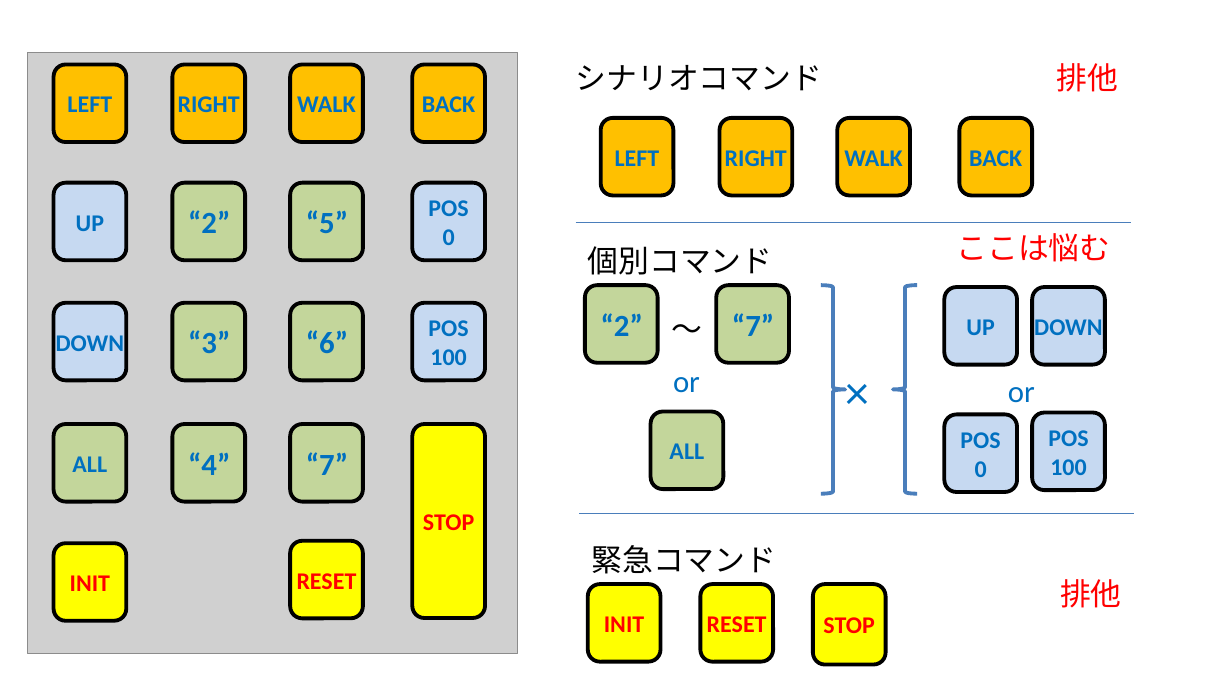
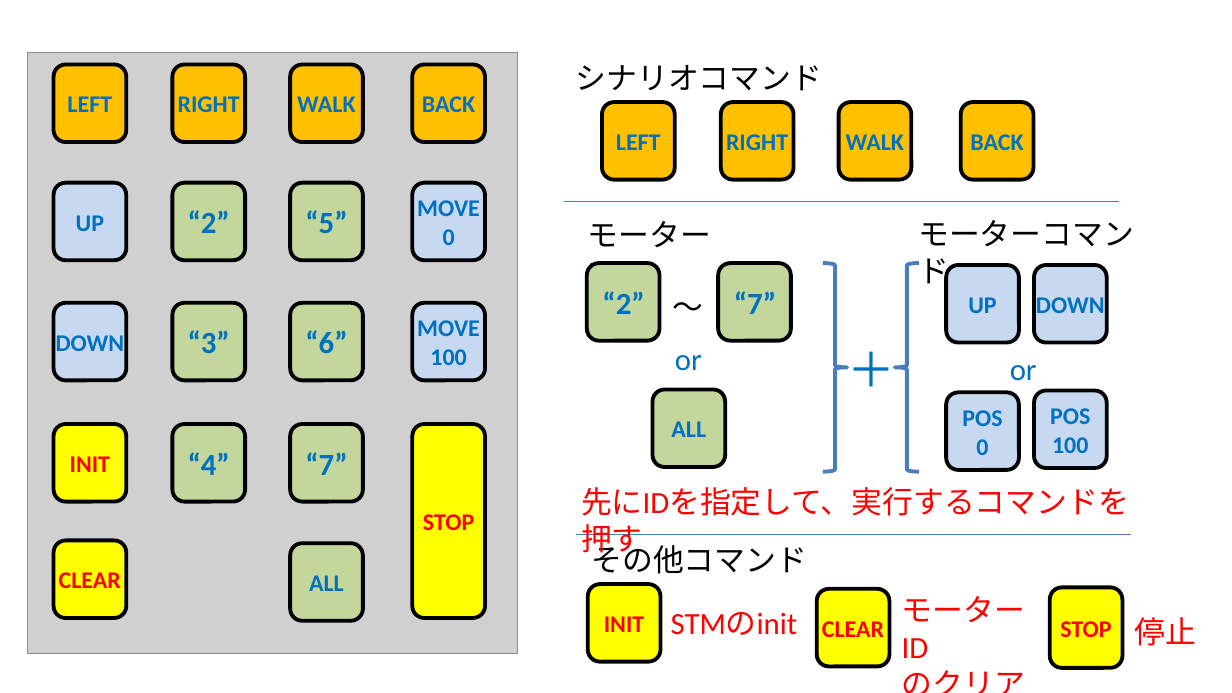
Before and after one commit to RobotTeam2/rMule, a slide deck: slide 1 of motion_ctrl/10key_command.pptx (slide 2 before the commit). Drawn at 1232x693 pixels with LibreOffice and Linux fonts; fonts in the diff are those of the drawing; grey boxes stand for pictures. Boxes give left, top, right and bottom in pixels: in the first picture for what was removed or moved away, otherwise in the second. Text is boxed around its words. In the diff, an @@ line names an element or a change of style, - is before the commit and + after.

Commit message:
リモコンのコマンドのアップデート

```diff
--- a/motion_ctrl/10key_command.pptx
+++ b/motion_ctrl/10key_command.pptx
@@ text removed at (x1=1056, y1=63, x2=1118, y2=92) @@
-排他
@@ 4 rounded rectangles moved together from (x1=601, y1=118, x2=1032, y2=196) to (x1=602, y1=102, x2=1034, y2=180) @@
@@ text in rounded rectangle at (x1=417, y1=200, x2=480, y2=216): text changed @@
-POS
+MOVE
@@ line moved from (575, 223) - (1131, 223) to (564, 202) - (1119, 202) @@
@@ text added at (x1=588, y1=221, x2=711, y2=292), 18 pt, text #000000 @@
+モーターID
@@ text added at (x1=918, y1=220, x2=1134, y2=290), 18 pt, text #000000 @@
+モーターコマンド
@@ text removed at (x1=956, y1=233, x2=1110, y2=262) @@
-ここは悩む
@@ text removed at (x1=588, y1=246, x2=773, y2=275) @@
-個別コマンド
@@ 6 rounded rectangles, 2 texts, 1 left brace, 1 right brace moved together from (x1=585, y1=285, x2=1105, y2=493) to (x1=586, y1=264, x2=1106, y2=472) @@
@@ text in rounded rectangle at (x1=417, y1=320, x2=480, y2=336): text changed @@
-POS
+MOVE
@@ text at (x1=835, y1=334, x2=908, y2=404): text changed @@
-×
+＋
@@ text "or" moved from (x1=1008, y1=387, x2=1035, y2=403) to (x1=1010, y1=365, x2=1037, y2=381) @@
@@ rounded rectangle "ALL" moved from (x1=650, y1=411, x2=723, y2=489) to (x1=653, y1=389, x2=726, y2=467) @@
@@ rounded rectangle "INIT" moved from (x1=54, y1=543, x2=127, y2=621) to (x1=54, y1=424, x2=127, y2=501) @@
@@ text added at (x1=581, y1=487, x2=1129, y2=559), 18 pt, text #FF0000 @@
+先にIDを指定して、実行するコマンドを押す
@@ line moved from (579, 514) - (1135, 514) to (575, 535) - (1131, 535) @@
@@ text at (x1=592, y1=539, x2=808, y2=574): text changed @@
-緊急コマンド
+その他コマンド
@@ rounded rectangle added at (x1=54, y1=541, x2=127, y2=618), fill #FFFF00, outline #000000 2.25 pt, 14 pt, text #FF0000, bold @@
+CLEAR
@@ rounded rectangle "ALL" moved from (x1=54, y1=424, x2=127, y2=501) to (x1=291, y1=543, x2=363, y2=621) @@
@@ rounded rectangle removed at (x1=291, y1=541, x2=363, y2=618) @@
-RESET
@@ rounded rectangle removed at (x1=700, y1=584, x2=772, y2=662) @@
-RESET
@@ rounded rectangle added at (x1=817, y1=589, x2=890, y2=667), fill #FFFF00, outline #000000 2.25 pt, 14 pt, text #FF0000, bold @@
+CLEAR
@@ text added at (x1=902, y1=596, x2=1025, y2=658), 18 pt, text #FF0000 @@
+モーターID
+のクリア
@@ rounded rectangle "STOP" moved from (x1=813, y1=584, x2=886, y2=664) to (x1=1050, y1=588, x2=1122, y2=668) @@
@@ text removed at (x1=1060, y1=579, x2=1122, y2=608) @@
-排他
@@ text added at (x1=671, y1=612, x2=798, y2=635), 18 pt, text #FF0000 @@
+STMのinit
@@ text added at (x1=1135, y1=617, x2=1197, y2=646), 18 pt, text #FF0000 @@
+停止
```
Also in this commit, not shown: 1 other slide changed.
